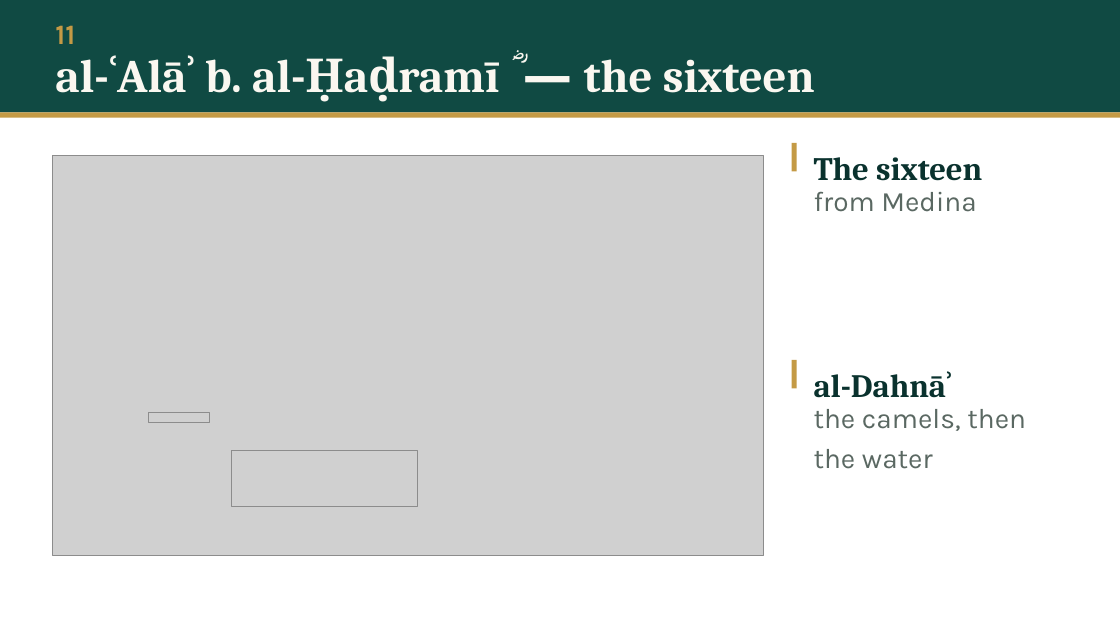
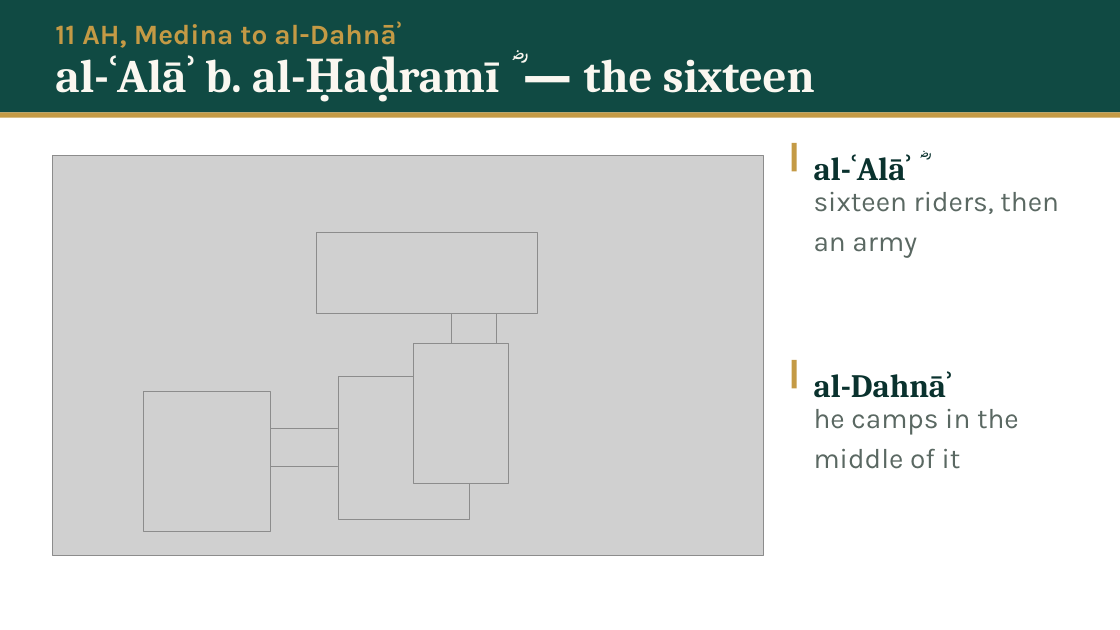
Before and after one commit to daniyalyasin93/2026SeptemberIslamicHistoryClass, a slide deck: slide 16 of S06_hadramawt_bahrayn/S06.pptx (slide 17 before the commit). Drawn at 1120x630 pixels with LibreOffice and Linux fonts; fonts in the diff are those of the drawing; grey boxes stand for pictures; background and template pictures are left out. Boxes give left, top, right and bottom in pixels: in the first picture for what was removed or moved away, otherwise in the second. Text is boxed around its words. In the diff, an @@ line names an element or a change of style, - is before the commit and + after.

```diff
--- a/S06_hadramawt_bahrayn/S06.pptx
+++ b/S06_hadramawt_bahrayn/S06.pptx
@@ text at (55, 21, 401, 48): text changed @@
-11
+11 AH, Medina to al-Dahnāʾ
@@ text at (814, 157, 851, 181): text changed @@
-The sixteen
+al-ʿAlāʾ ؓ
@@ text at (814, 192, 1059, 258): text changed @@
-from Medina
+sixteen riders, then an army
@@ picture added at (317, 232, 538, 313) @@
@@ picture added at (451, 296, 497, 418) @@
@@ picture added at (414, 343, 508, 483) @@
@@ picture added at (338, 377, 470, 520) @@
@@ picture added at (144, 392, 271, 532) @@
@@ picture removed at (149, 412, 209, 423) @@
@@ text at (814, 409, 1019, 469): text changed @@
-the camels, then the water
+he camps in the middle of it
@@ picture added at (202, 429, 408, 466) @@
@@ picture removed at (231, 451, 417, 507) @@
```
Also in this commit, not shown: 60 other slides changed, 18 slides added, 11 slides removed, 37 other files.
